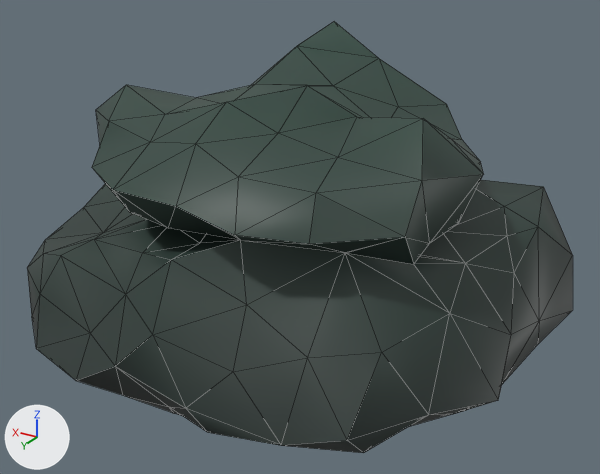
The FBX model The Demon King/Assets/Art/Props/Rock/SM_Rock_12.fbx: old version first, new version second.
Rendered twice from a 50 mm camera at (-2.55, 4.05, 2.51) aimed at (-0.07, -0.09, 0.44). Lighting does not change. The marker at lower left points along +X, +Y and +Z. Mesh edges are drawn as thin lines. Where no turn or scale is listed for an object, it has been applied to the vertices.

In view in the first picture: 'SM_Rock_12'.
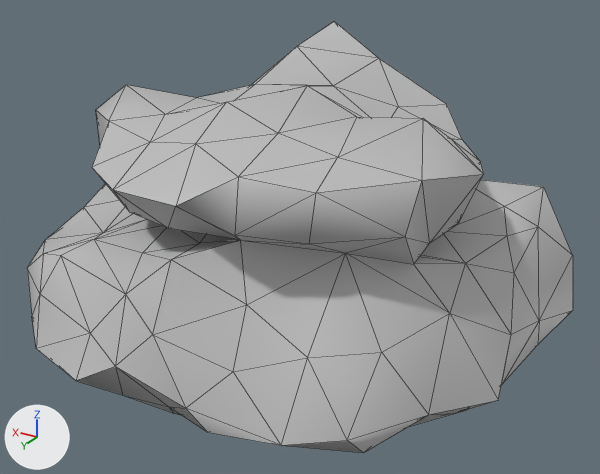
What differs and where, as boxes (x1, y1, x2, y2) in the pictures (600 x 474 px):
part 1 of me_mesh, cut back
    both: (241, 237, 449, 358)
part 2 of me_mesh, recoloured
    both: (27, 21, 573, 453)

What the commit changed:
Material 'Rock_12' (mat_rock_12) is new.
Its base color is (0.5, 0.5, 0.5) (grey #bcbcbc).
me_mesh is used by ob_sm_rock_12; location (0.0, 0.0, 0.0).
Verts and faces of me_mesh; kept vertices keep their numbers, new ones are numbered from 208.
Before the commit, vertices of me_mesh: 37 (-1.1, 0.64, 0.94) at pixel (405, 237), 137 (-0.74, 0.57, 0.75) at pixel (345, 252), 138 (-0.75, 0.58, 0.75) at pixel (346, 253), 156 (-0.71, 0.89, 0.91) at pixel (309, 244).
me_mesh had 208 vertices, 412 faces and spanned x -1.62..1.69, y -1.52..1.32, z -0.49..1.65.
me_mesh now has 205 vertices, 406 faces and spans x -1.62..1.69, y -1.52..1.32, z -0.49..1.65.
Part 1, on me_mesh:
Vertices deleted: 138 (with the faces that use them).
Vertex 137 moves to (-0.74, 0.57, 0.75), pixel (345, 253).
New faces: (37, 156, 137).
me_mesh part 2: 402 faces spanning x -1.62..1.69, y -1.52..1.32, z -0.49..1.65 switch from mat_m_master (picture img_t_mastergradient_c_png) to mat_rock_12 (grey #bcbcbc).
